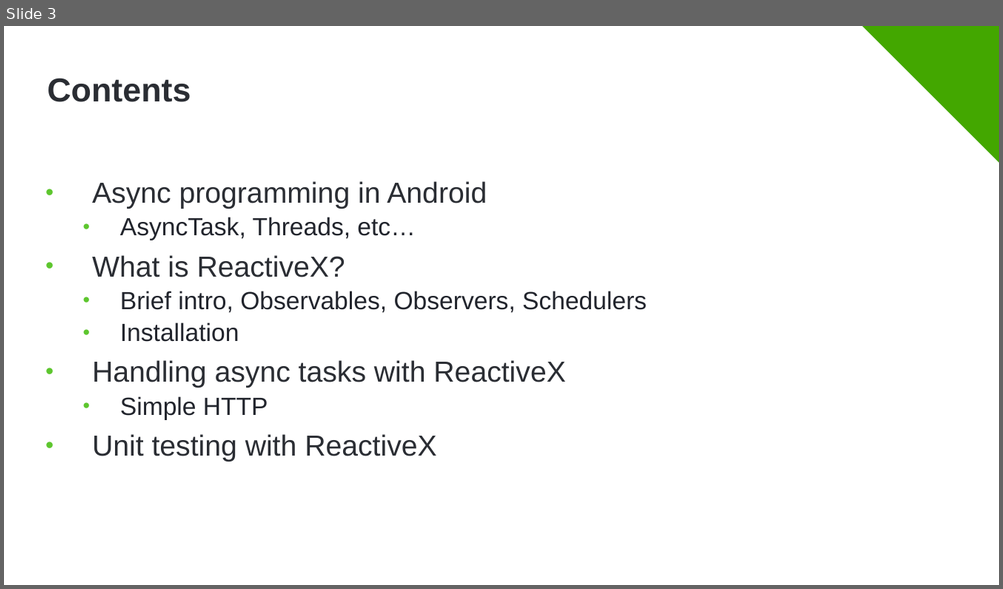
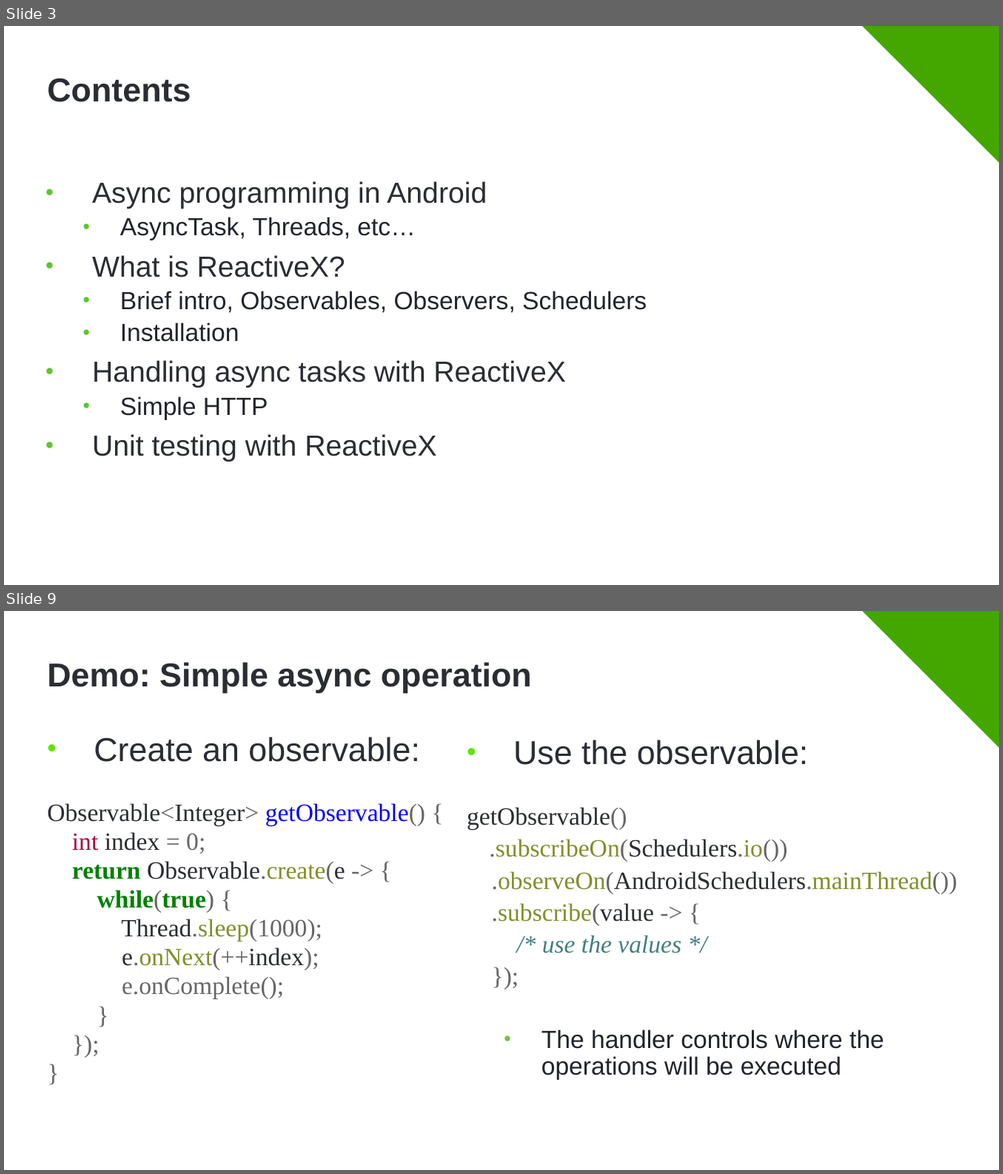
Before and after one commit to Minkov/async-operations-rxandroid, a slide deck: Async Programming in Android with ReactiveX.pptx. Shown one above the other, each under a label of ours: slide 3 before the commit, slides 3 and 9 after it; the slides between them are not shown. The pictures are 1003x589 and 1003x1174 pixels, drawn with LibreOffice and Linux fonts; fonts in the diff are those of the drawing; background and template pictures are left out. Boxes give left, top, right and bottom in pixels: in the first picture for what was removed or moved away, otherwise in the second. Text is boxed around its words. In the diff, an @@ line names an element or a change of style, - is before the commit and + after.

```diff
--- a/Async Programming in Android with ReactiveX.pptx
+++ b/Async Programming in Android with ReactiveX.pptx
@@ slide 9 added at (4,611,999,1170), background #FFFFFF; not listed: 2 template elements that a slide beside it also shows @@
@@ title added at (47,662,532,693), 32 pt, text #2A2D33, bold @@
+Demo: Simple async operation
@@ text added at (47,737,425,999), 24 pt, text #2A2D33 @@
+• Create an observable:
+Observable<Integer> getObservable() {
+int index = 0;
+return Observable.create(e -> {
+while(true) {
+Thread.sleep(1000);
+e.onNext(++index);
+e.onComplete();
+}
+});
+}
@@ text added at (466,740,957,1080), 24 pt, text #2A2D33 @@
+• Use the observable:
+getObservable()
+.subscribeOn(Schedulers.io())
+.observeOn(AndroidSchedulers.mainThread())
+.subscribe(value -> {
+/* use the values */
+});
+  • The handler controls where the operations will be executed
```
Also in this commit, not shown: 2 slides changed, 8 other slides added.
